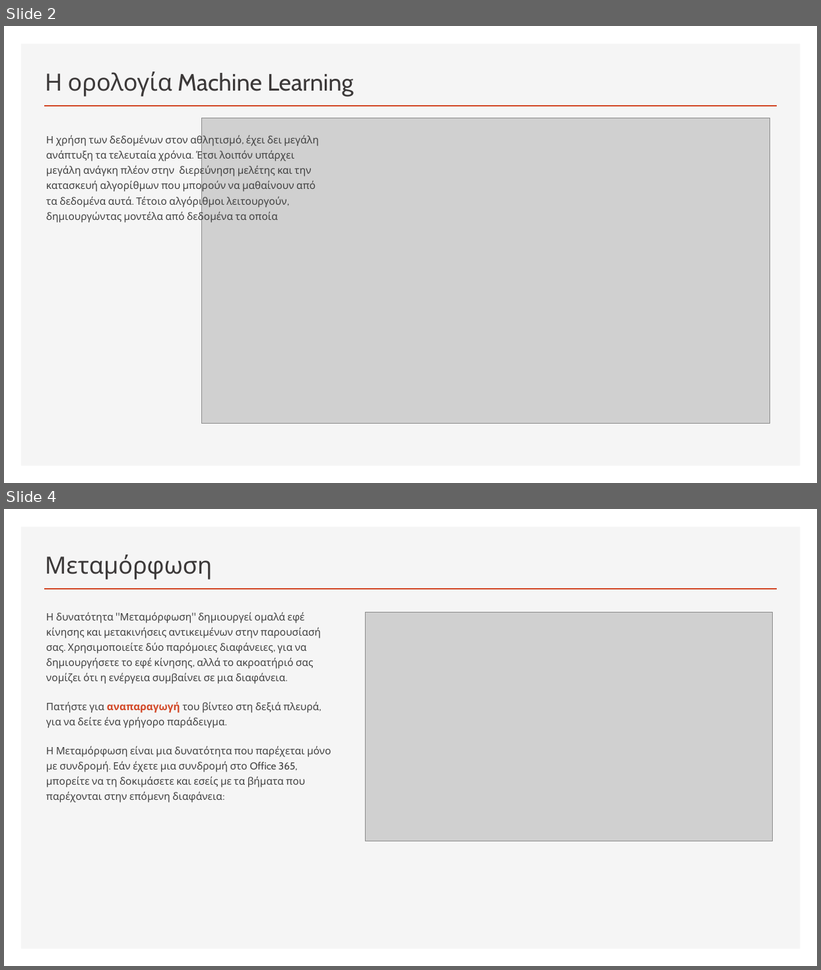
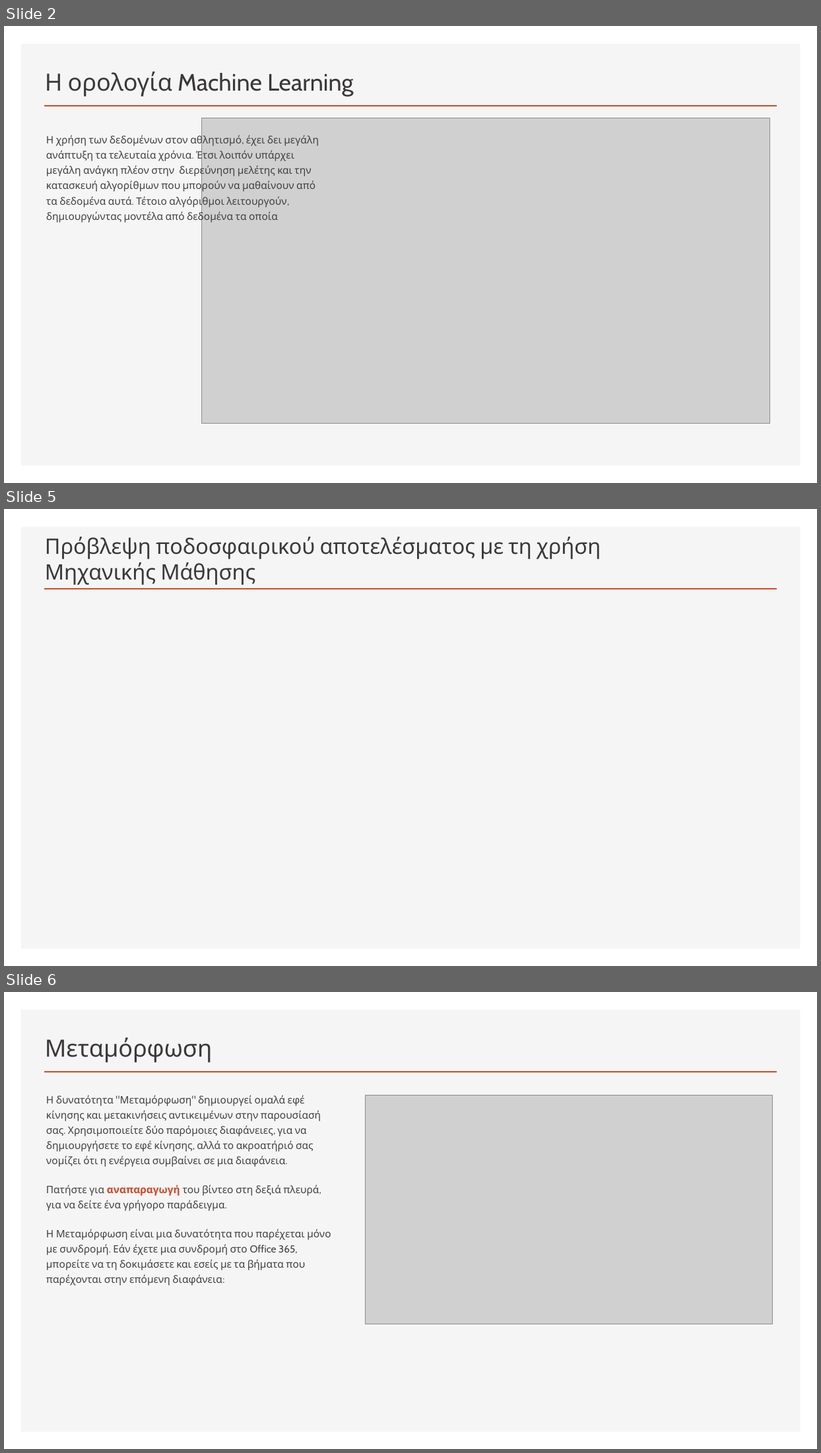
Before and after one commit to nikosbampis/Machine-Learning, a slide deck: machine-learning-12-13.pptx. Shown one above the other, each under a label of ours: slides 2 and 4 before the commit, slides 2, 5 and 6 after it; the slides between them are not shown. The pictures are 821x970 and 821x1453 pixels, drawn with LibreOffice and Linux fonts; fonts in the diff are those of the drawing; grey boxes stand for pictures. Boxes give left, top, right and bottom in pixels: in the first picture for what was removed or moved away, otherwise in the second. Text is boxed around its words. In the diff, an @@ line names an element or a change of style, - is before the commit and + after.

```diff
--- a/machine-learning-12-13.pptx
+++ b/machine-learning-12-13.pptx
@@ slide 5 added at (x1=4, y1=509, x2=817, y2=966), background #FFFFFF; not listed: 2 template elements that a slide beside it also shows @@
@@ title added at (x1=45, y1=537, x2=601, y2=585), 25.2 pt, text #3B3838 @@
+Πρόβλεψη ποδοσφαιρικού αποτελέσματος με τη χρήση Μηχανικής Μάθησης
@@ what was slide 4 is now slide 6 @@
```
Also in this commit, not shown: 1 slide changed, 1 other slide added.
